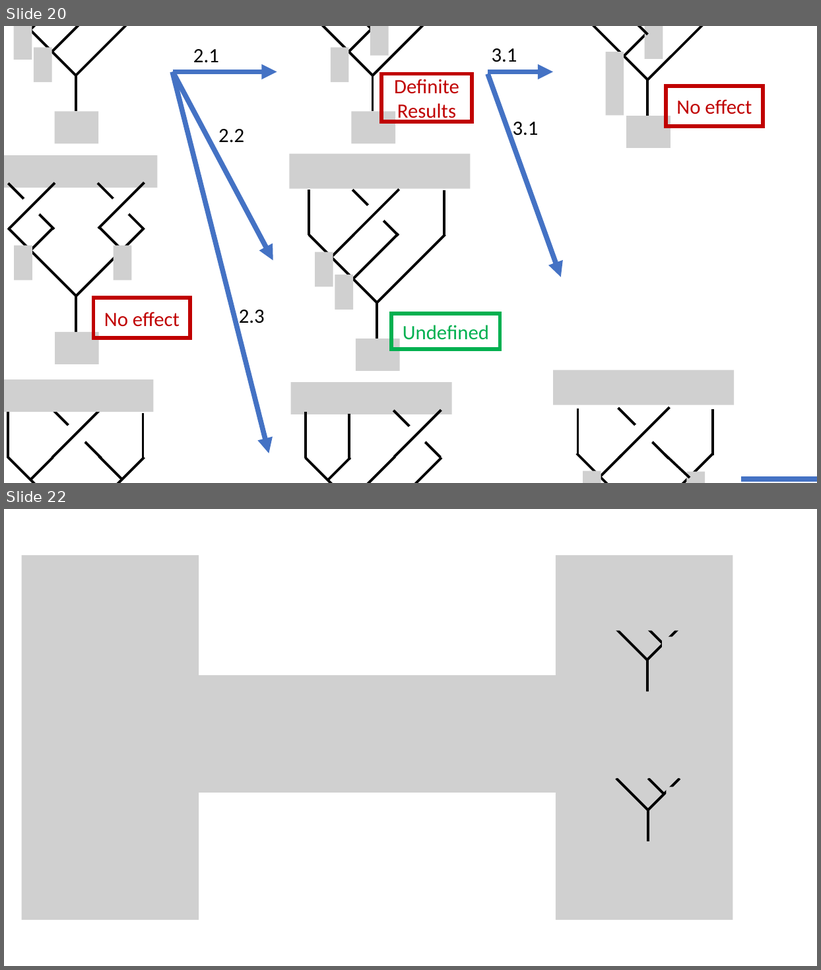
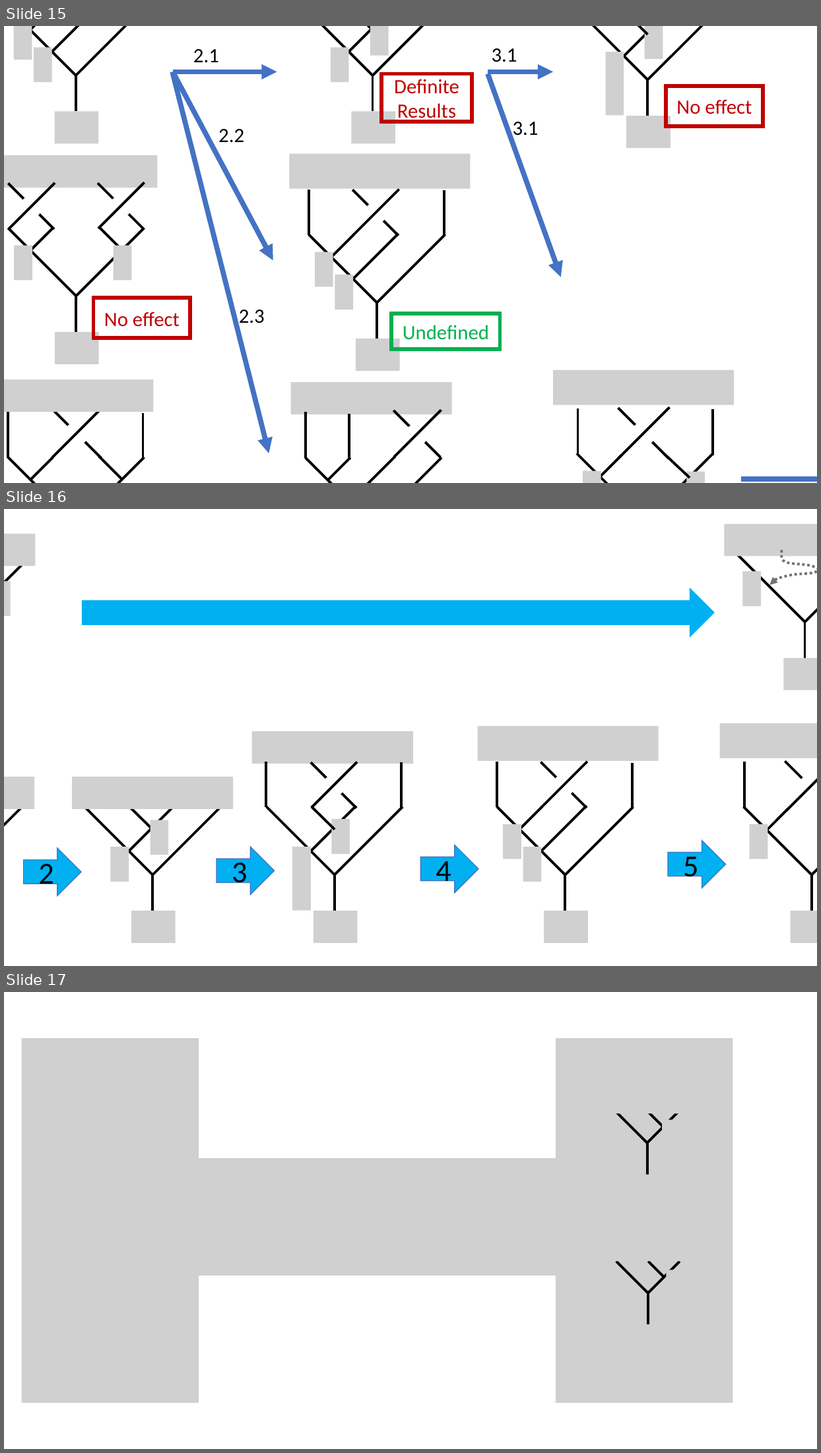
Before and after one commit to yk-liu/yk-liu.github.io, a slide deck: _posts/2019-05-14-Introduction-to-QC-and-TQC-Ising-Anyons/assets/pics.source.pptx. Shown one above the other, each under a label of ours: slides 20 and 22 before the commit, slides 15, 16 and 17 after it; the slides between them are not shown. The pictures are 821x970 and 821x1453 pixels, drawn with LibreOffice and Linux fonts; fonts in the diff are those of the drawing; grey boxes stand for pictures; background and template pictures are left out. Boxes give left, top, right and bottom in pixels: in the first picture for what was removed or moved away, otherwise in the second. Text is boxed around its words. In the diff, an @@ line names an element or a change of style, - is before the commit and + after.

```diff
--- a/_posts/2019-05-14-Introduction-to-QC-and-TQC-Ising-Anyons/assets/pics.source.pptx
+++ b/_posts/2019-05-14-Introduction-to-QC-and-TQC-Ising-Anyons/assets/pics.source.pptx
@@ slide 16 added at (4, 509, 817, 966), background #FFFFFF @@
@@ picture added at (4, 534, 35, 566) @@
@@ line added from (4, 632) to (23, 564), #000000 3 pt @@
@@ group added at (725, 524, 817, 690): 3 lines, 3 pictures, 2 freeform shapes @@
@@ picture added at (4, 581, 10, 616) @@
@@ right arrow added at (82, 589, 714, 636), fill #00B0F0, outline #00B0F0 1 pt @@
@@ group added at (4, 723, 817, 943): 31 lines, 16 pictures, 3 ellipses @@
@@ right arrow added at (420, 845, 479, 892), fill #00B0F0, outline #4472C4 1 pt, 36 pt, text #000000 @@
+4
@@ right arrow added at (668, 841, 726, 889), fill #00B0F0, outline #4472C4 1 pt, 36 pt, text #000000 @@
+5
@@ right arrow added at (24, 848, 81, 896), fill #00B0F0, outline #4472C4 1 pt, 36 pt, text #000000 @@
+2
@@ right arrow added at (217, 847, 275, 894), fill #00B0F0, outline #4472C4 1 pt, 36 pt, text #000000 @@
+3
@@ what was slide 20 is now slide 15 @@
@@ what was slide 22 is now slide 17 @@
```
Also in this commit, not shown: 1 slide changed, 7 slides removed, 2 other files.
